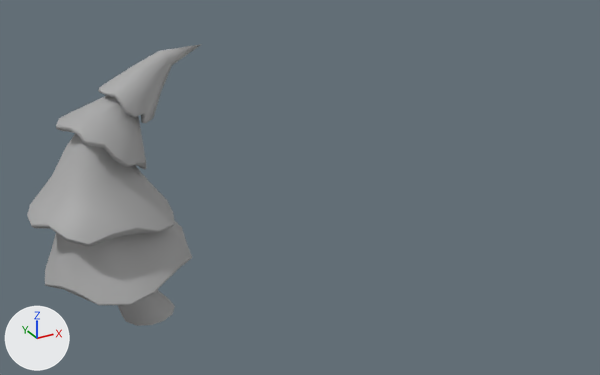
An edit to the FBX model Assets/Models/bent_tree_V1.fbx, drawn before and after from the same camera.
Both versions are drawn from a camera (50 mm lens) standing at (-0.1008, -0.1075, 0.0895) and looking at (-0.0332, 0.0153, 0.0281). The lights are fixed; the arrows at lower left show +X, +Y and +Z. The picture after the commit comes second. Where no turn or scale is listed for an object, it has been applied to the vertices.

The scene before the commit, as lines of its bpy script (objects in view):
```python
mat_standardsurface1 = principled_material('standardSurface1')
mat_standardsurface1.base_color = (0.4, 0.4, 0.4)  # grey #aaaaaa
me_mesh = bpy.data.meshes.new('Mesh')
me_mesh.from_pydata(...)  # 732 vertices, 718 faces; spans x -0.0187..0.0154, y -0.0152..0.0128, z -0.0005..0.0513
me_mesh.materials.append(mat_standardsurface1)  # grey #aaaaaa
ob_benttree_v1 = bpy.data.objects.new('BentTree_V1', me_mesh)
ob_benttree_v1.location = (-0.0605, 0.03, 0.0017)
```
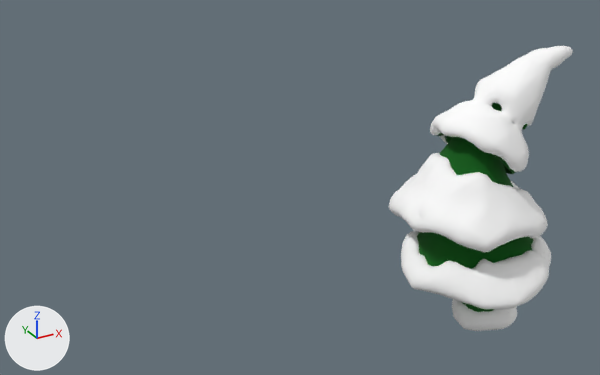
The change, as a list of edits to the scene's bpy script:
```text
Change mat_standardsurface1:
    mat_standardsurface1.base_color: (0.4, 0.4, 0.4) -> (0.0, 0.107, 0.00451)  # grey #aaaaaa -> dark green #005c0e
Add mat_snow:
    mat_snow = principled_material('Snow')
    mat_snow.base_color = (1.0, 1.0, 1.0)  # white #ffffff
    mat_snow.roughness = 1.0
Change me_mesh:
    used by ob_benttree_v1; location = (-0.0605, 0.03, 0.0017)
    remove me_mesh.from_pydata(...)  # 732 vertices, 718 faces; spans x -0.0187..0.0154, y -0.0152..0.0128, z -0.0005..0.0513
    add me_mesh.from_pydata(...)  # 3870 vertices, 6851 faces; spans x -0.0202..0.0155, y -0.0162..0.0137, z -0.0019..0.0524
    me_mesh part 1: the loose piece of 60 vertices spanning x -0.0071..0.0064, y -0.005..0.005, z -0.0005..0.0231 is moved by (-0.0005, 0.0, -0.0004)
    me_mesh part 2: the loose piece of 165 vertices spanning x -0.0176..0.0101, y -0.0152..0.0128, z 0.0108..0.0288 is moved by (-0.0005, 0.0, -0.0004)
    me_mesh part 3: the loose piece of 175 vertices spanning x -0.0187..0.0064, y -0.0123..0.0128, z 0.0207..0.0402 is moved by (-0.0005, 0.0, -0.0004)
    me_mesh part 4: the loose piece of 166 vertices spanning x -0.0121..0.0041, y -0.0084..0.0081, z 0.0297..0.049 is moved by (-0.0005, 0.0, -0.0004)
    me_mesh part 5: a new loose piece of 980 vertices spanning x -0.0133..0.0155, y -0.0093..0.0091, z 0.0296..0.0524, in mat_snow (white #ffffff)
    me_mesh part 6: a new loose piece of 959 vertices spanning x -0.0202..0.0069, y -0.0134..0.0137, z 0.0204..0.035, in mat_snow (white #ffffff)
    me_mesh part 7: a new loose piece of 867 vertices spanning x -0.019..0.0104, y -0.0162..0.0136, z 0.0107..0.0205, in mat_snow (white #ffffff)
    me_mesh part 8: a new loose piece of 332 vertices spanning x -0.0068..0.007, y -0.0063..0.0059, z -0.0019..0.0055, in mat_snow (white #ffffff)
    me_mesh part 9: 165 vertices removed from x -0.0041..0.0154, y -0.0046..0.0054, z 0.0385..0.0513; 165 vertices added at x -0.0047..0.0149, y -0.0046..0.0053, z 0.038..0.0508
    add me_mesh.materials.append(mat_snow)  # white #ffffff
Change ob_benttree_v1:
    ob_benttree_v1.location: (-0.0605, 0.03, 0.0017) -> (0.0, 0.0, 0.0)
```

Location of each change, (x1, y1, x2, y2) in pixels of the pictures (600 x 375 px; the box of a moved part takes in the faces that stretch with it):
'BentTree_V1', recoloured, reshaped, moved
    before: (27, 44, 202, 326)
    after: (389, 46, 573, 331)
part 1 of me_mesh, moved or reshaped (mostly hidden afterwards)
    before: (118, 290, 175, 326)
    after: (462, 302, 495, 312)
part 2 of me_mesh, moved or reshaped
    before: (45, 220, 192, 305)
    after: (417, 233, 533, 269)
part 3 of me_mesh, moved or reshaped
    before: (27, 134, 175, 247)
    after: (419, 137, 528, 237)
part 4 of me_mesh, moved or reshaped (mostly hidden afterwards)
    before: (56, 96, 147, 169)
    after: (437, 103, 516, 174)
part 5 of me_mesh, added
    after: (430, 46, 573, 172)
part 6 of me_mesh, added
    after: (389, 153, 548, 252)
part 7 of me_mesh, added
    after: (401, 230, 551, 309)
part 8 of me_mesh, added
    after: (452, 299, 517, 331)
part 9 of me_mesh, moved or reshaped (mostly hidden afterwards)
    before: (98, 44, 202, 123)
    after: (497, 103, 527, 130)
